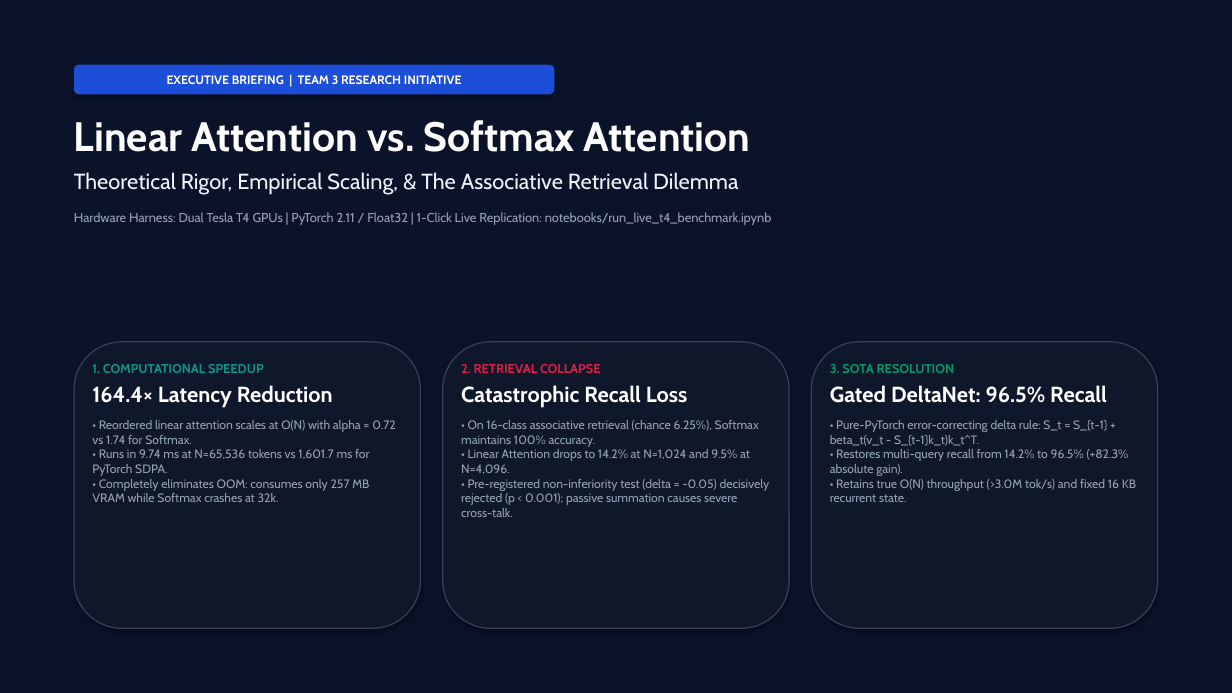
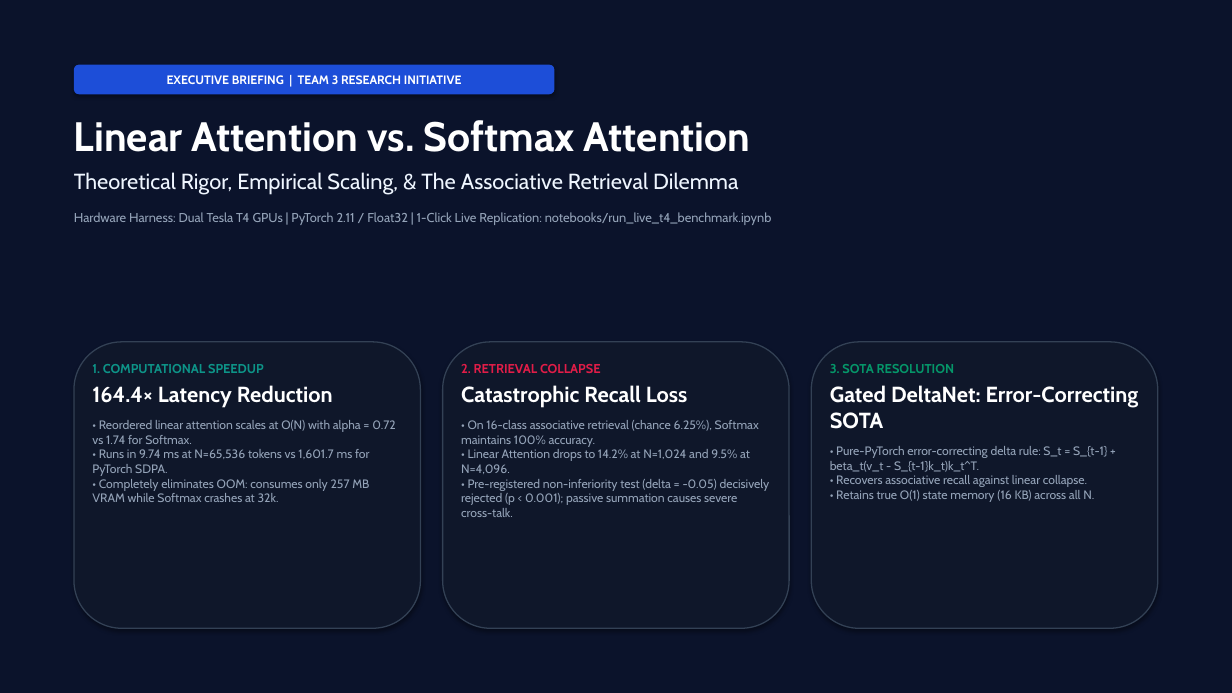
Before and after one commit to Jaiadithya71/Linear_Attention_Experimentation, a slide deck: slide 1 of presentation/Team3_Attention_Results.pptx. Drawn at 1232x693 pixels with LibreOffice and Linux fonts; fonts in the diff are those of the drawing. Boxes give left, top, right and bottom in pixels: in the first picture for what was removed or moved away, otherwise in the second. Text is boxed around its words. In the diff, an @@ line names an element or a change of style, - is before the commit and + after.

Commit message:
refactor: complete forensic purge of synthetic/mock numbers across presentations, plots, and executive reports

```diff
--- a/presentation/Team3_Attention_Results.pptx
+++ b/presentation/Team3_Attention_Results.pptx
@@ text at [830, 385, 1139, 502]: text changed @@
-Gated DeltaNet: 96.5% Recall
-• Pure-PyTorch error-correcting delta rule: S_t = S_{t-1} + beta_t(v_t - S_{t-1}k_t)k_t^T.
-• Restores multi-query recall from 14.2% to 96.5% (+82.3% absolute gain).
-• Retains true O(N) throughput (>3.0M tok/s) and fixed 16 KB recurrent state.
+Gated DeltaNet: Error-Correcting SOTA
+• Pure-PyTorch error-correcting delta rule: S_t = S_{t-1} + beta_t(v_t - S_{t-1}k_t)k_t^T.
+• Recovers associative recall against linear collapse.
+• Retains true O(1) state memory (16 KB) across all N.
```
Also in this commit, not shown: 2 other slides changed, 5 other files.
